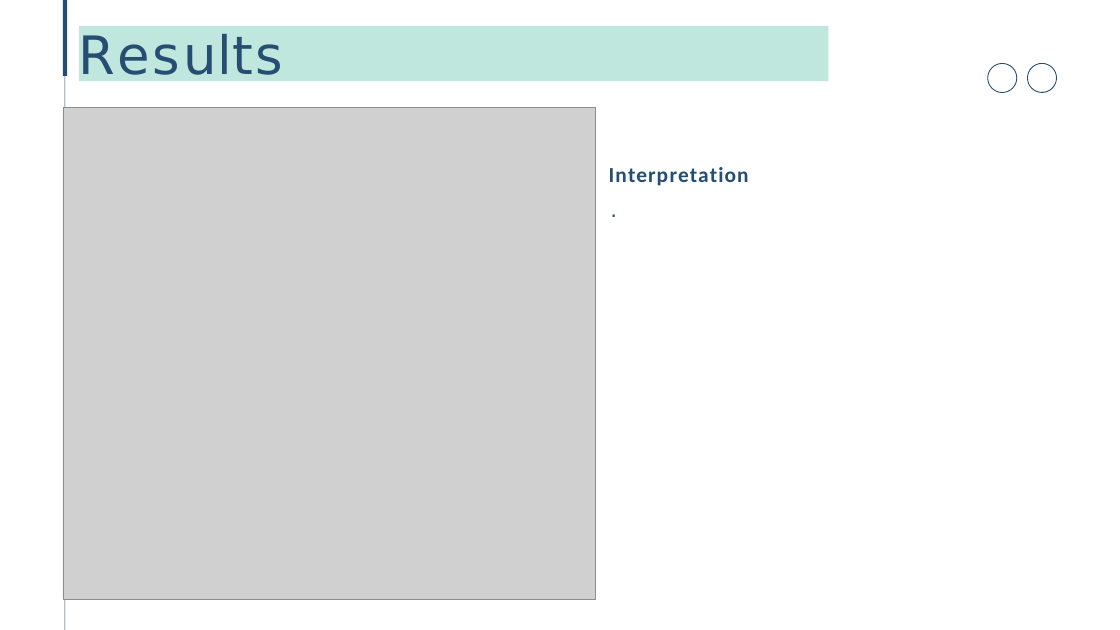
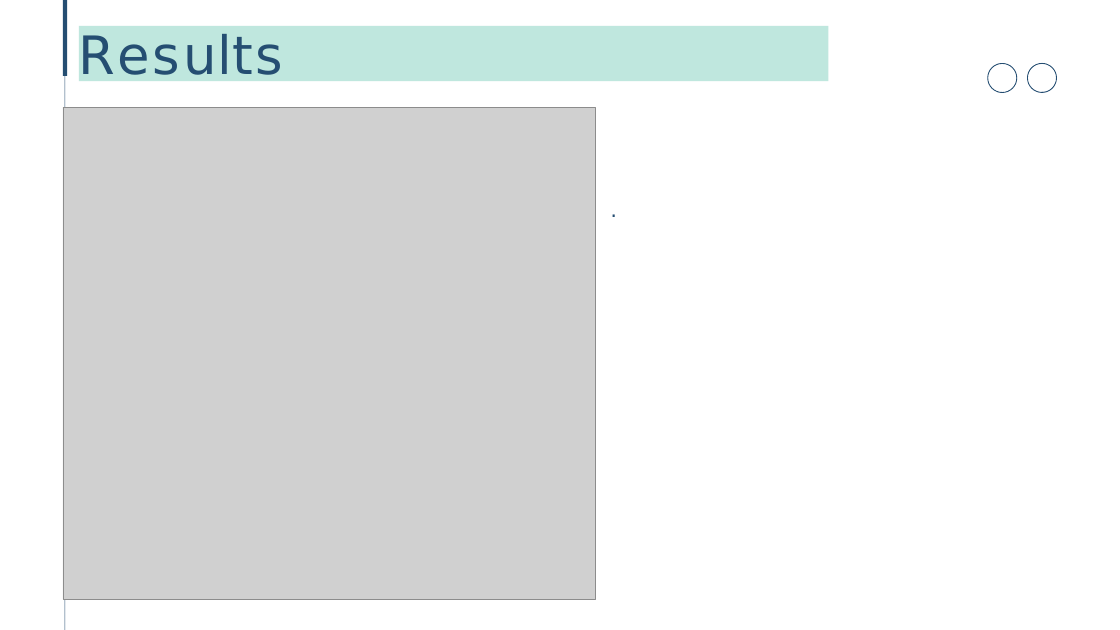
Before and after one commit to Chrismond-Versailles/Abortion-Case-in-Haiti-Capstone-project, a slide deck: slide 4 of SodaPDF-converted-Presentation capstone..pptx (slide 5 before the commit). Drawn at 1120x630 pixels with LibreOffice and Linux fonts; fonts in the diff are those of the drawing; grey boxes stand for pictures; background and template pictures are left out. Boxes give left, top, right and bottom in pixels: in the first picture for what was removed or moved away, otherwise in the second. Text is boxed around its words. In the diff, an @@ line names an element or a change of style, - is before the commit and + after.

```diff
--- a/SodaPDF-converted-Presentation capstone..pptx
+++ b/SodaPDF-converted-Presentation capstone..pptx
@@ text at [609, 167, 749, 186]: paragraph removed @@
-Interpretation
```
Also in this commit, not shown: 4 other slides changed, 1 slide added, 1 slide removed.
